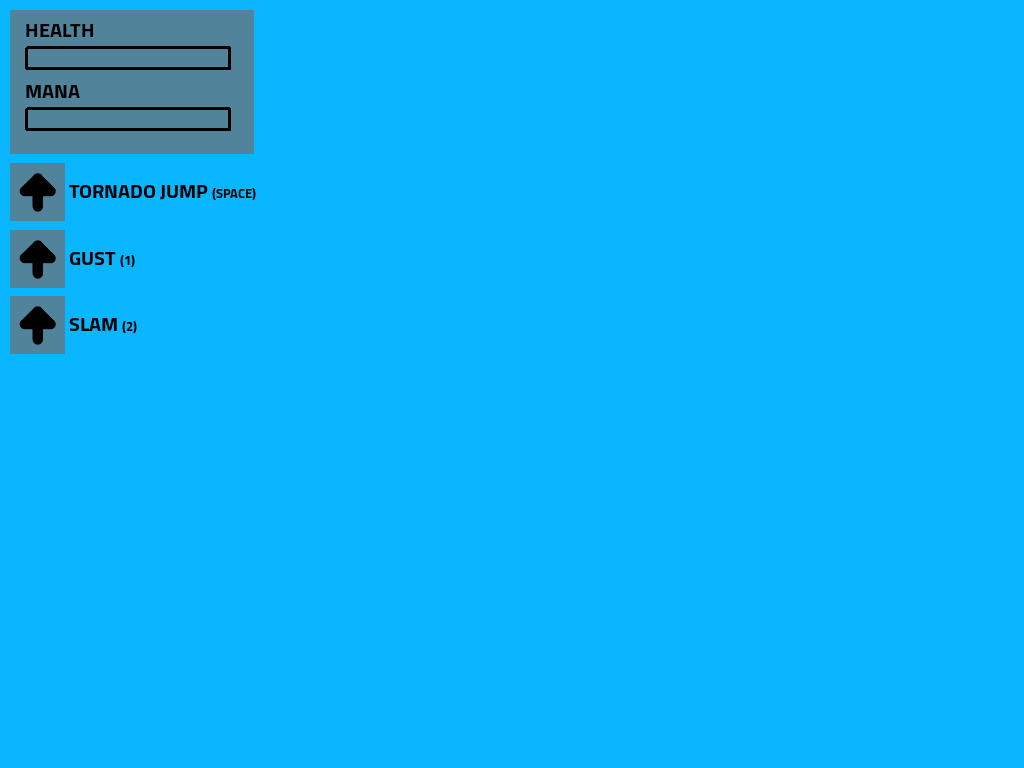
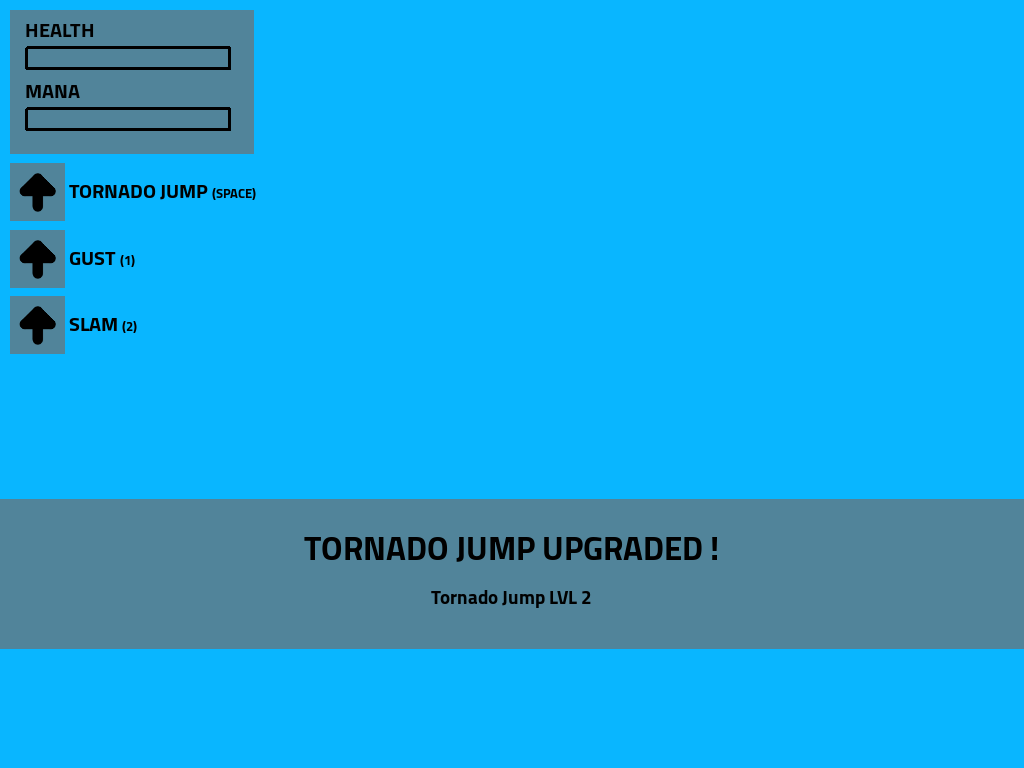
Layer changes from the first (1024, 768) image to the second:
added group "Alert" with 2 layers above "Bars" over (0, 499, 1024, 649)
added layer "TORNADO JUMP UPGRADED ! ..." in group "Alert" over (304, 537, 718, 608)
added layer "alert bg" in group "Alert" over (0, 499, 1024, 649)
